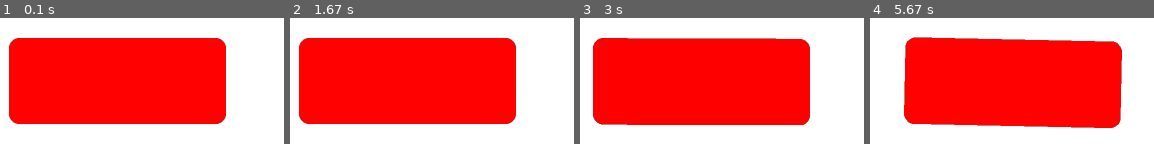
Above: before the commit, frames 1-4 (left to right).
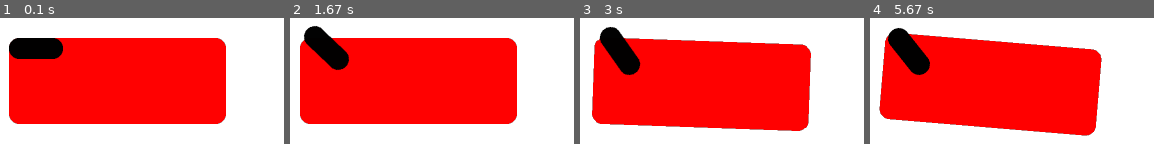
Above: after the commit, the same moments.

Repository: calumroy/vehicle_sim_pygame
Game: pygame game, started from vehicle_sim.py
Same seed, same stepped clock (60 frames per second), same inputs: the game is played once before the commit and once after it.
Inputs:
- Up to frame 1 (0.1 s): no input
- Up to frame 2 (1.67 s): hold C 0.33-0.8 s; hold Right 0.33-0.8 s; hold 0 0.83-1.3 s; hold Right 0.83-1.3 s; hold Right from 1.33 s (still down)
- Up to frame 3 (3 s): release Right at 1.8 s; hold Up 1.83-2.13 s; hold Right 2.17-2.63 s; hold Left from 2.67 s (still down)
- Up to frame 4 (5.67 s): release Left at 3.2 s; hold Down 3.23-3.53 s; hold Left 3.57-3.97 s; hold Up 4-4.37 s; hold Right 4.4-5.03 s; tap C at 4.55 s; hold Down 5.07-5.43 s; hold Left from 5.47 s (still down)

The runs differ from the first frame. In frame 1, 3.0% of the frame differs, in the area x 3-23%, y 15-33%; in frame 2, 3.6%; in frame 3, 7.1%; in frame 4, 17%, in the area x 3-89%, y 7-94%.

Commit message:
Added wheel direction indicator.

Diff:
--- a/vehicle_sim.py
+++ b/vehicle_sim.py
@@ -32,11 +32,14 @@
 # The number of pixels per simulated meter.
 orig_pixel_to_meters_scale = 40.0
 pixel_to_meters_scale = orig_pixel_to_meters_scale
-newtons_per_key_press = 200.0
-rads_per_key_press = 0.02
+newtons_per_key_press = 1600.0
+rads_per_sec_press = 0.6
 zoom = 1
 zoom_factor = 0.05
-# Vehcile drawing params
+# These offsets center the car to the display when zooming in or out.
+car_to_pixel_offset_x = 0.0
+car_to_pixel_offset_y = 0.0
+# Vehicle drawing params
 n_anti_aliasing_ratio = 2
 border_radius = 10
 fill_vehicle_box = True
@@ -59,7 +62,7 @@
 
 # Timers
 last_print_time = time.time()
-print_time_period = 1.0 / 2.0
+print_time_period = 2.0
 game_timer = simtimer.SimTimer()
 
 # Start at a negative y position since the screens top left pos is (0,0)
@@ -69,14 +72,13 @@
 car = mi.Vehicle(start_pos)
 
 def print_car_state(car):
-    pass
-    # print("  Vehicle input controls: \n\t\t Fx = {0} \n\t\t delta = {1}".format(car.control_input["Fx"], car.control_input["delta"]))
-    # print(" car.state[x] = {0}".format(car.state["x"]))
-    # print(" car.state[y] = {0}".format(car.state["y"]))
-    # print(" car.state[phi] = {0}".format(car.state["phi"]))
-    # print(" car.state[vx] = {0}".format(car.state["vx"]))
-    # print(" car.state[vy] = {0}".format(car.state["vy"]))
-    # print(" car.state[r] = {0}".format(car.state["r"]))
+    print("  Vehicle input controls: \n\t\t Fx = {0} \n\t\t delta = {1}".format(car.control_input["Fx"], car.control_input["delta"]))
+    print(" car.state[x] = {0}".format(car.state["x"]))
+    print(" car.state[y] = {0}".format(car.state["y"]))
+    print(" car.state[phi] = {0}".format(car.state["phi"]))
+    print(" car.state[vx] = {0}".format(car.state["vx"]))
+    print(" car.state[vy] = {0}".format(car.state["vy"]))
+    print(" car.state[r] = {0}".format(car.state["r"]))
 
 def update(car, update_sim_period):
     global done
@@ -121,38 +123,51 @@
             done = True
         if event.type == pygame.KEYDOWN:
             if event.key == pygame.K_UP:
-                keys["up"] += 1.0
-                keys["down"] -= 1.0
+                keys["up"] = 1.0
             elif event.key == pygame.K_DOWN:
-                keys["down"] += 1.0
-                keys["up"] -= 1.0
+                keys["down"] = 1.0
             elif event.key == pygame.K_LEFT:
-                keys["left"] += 1.0
-                keys["right"] -= 1.0
+                keys["left"] = 1.0
             elif event.key == pygame.K_RIGHT:
-                keys["right"] += 1.0
-                keys["left"] -= 1.0
+                keys["right"] = 1.0
             elif event.key == pygame.K_q:
                 done = True
             elif event.key == pygame.K_0:
-                zoom = 2
+                zoom = 1
                 print('RESET')
+            elif event.key == pygame.K_c:
+                car_to_pixel_offset_x = -car.state["x"] * pixel_to_meters_scale + float(display_size[0]/2.0)
+                car_to_pixel_offset_y = car.state["y"] * pixel_to_meters_scale + float(display_size[1]/2.0)
+                print('RECENTERED')
+        if event.type == pygame.KEYUP:
+            if event.key == pygame.K_UP:
+                keys["up"] = 0.0
+            elif event.key == pygame.K_DOWN:
+                keys["down"] = 0.0
+            elif event.key == pygame.K_LEFT:
+                keys["left"] = 0.0
+            elif event.key == pygame.K_RIGHT:
+                keys["right"] = 0.0
         # Zoom in out functions
         if event.type == pygame.MOUSEBUTTONDOWN and event.button == 4: # wheel rolled up
             zoom += zoom_factor
             pixel_to_meters_scale = orig_pixel_to_meters_scale * zoom
             print('ZOOMING IN, pixel_to_meters_scale = ', pixel_to_meters_scale)
+            car_to_pixel_offset_x = -car.state["x"] * pixel_to_meters_scale + float(display_size[0]/2.0)
+            car_to_pixel_offset_y = car.state["y"] * pixel_to_meters_scale + float(display_size[1]/2.0)
         elif event.type == pygame.MOUSEBUTTONDOWN and event.button == 5: # wheel rolled down
-            zoom -= zoom_factor
-            pixel_to_meters_scale = orig_pixel_to_meters_scale * zoom
-            print('ZOOMING OUT, pixel_to_meters_scale = ', pixel_to_meters_scale)
-
+            if (zoom - zoom_factor > 0):
+                zoom -= zoom_factor
+                pixel_to_meters_scale = orig_pixel_to_meters_scale * zoom
+                print('ZOOMING OUT, pixel_to_meters_scale = ', pixel_to_meters_scale)
+                car_to_pixel_offset_x = -car.state["x"] * pixel_to_meters_scale + float(display_size[0]/2.0)
+                car_to_pixel_offset_y = car.state["y"] * pixel_to_meters_scale + float(display_size[1]/2.0)
 
     # --- Game logic should go here
 
     # Update control inputs
-    car.control_input["Fx"]= (keys["up"] - keys["down"]) * newtons_per_key_press
-    car.control_input["delta"] = (keys["left"] - keys["right"]) * rads_per_key_press
+    car.control_input["Fx"] = (keys["up"] - keys["down"]) * newtons_per_key_press
+    car.control_input["delta"] += (keys["left"] - keys["right"]) * rads_per_sec_press / FRAMES_PER_SEC
 
     # Run simulation code
     tick_count += 1
@@ -166,7 +181,7 @@
     time_now = time.time()
     time_diff = (time_now - last_print_time)
     if ( time_diff > print_time_period):
-        print_car_state(car)
+        #print_car_state(car)
         last_print_time = time_now
 
     # --- Screen-clearing code goes here
@@ -181,14 +196,19 @@
     # --- Drawing code should go here
     rotation_angle = car.state["phi"] * 180.0 / math.pi  # Convert from radians to degrees.
     # Negate the y positions since pygame uses downwards as positive y direction.
-    rect_x = car.state["x"] * pixel_to_meters_scale
-    rect_y = -1.0*car.state["y"] * pixel_to_meters_scale
+    # Add a car to pixel offset (this centers the car when zooming in or out of the display).
+    rect_x = car.state["x"] * pixel_to_meters_scale + car_to_pixel_offset_x
+    rect_y = -1.0*car.state["y"] * pixel_to_meters_scale + car_to_pixel_offset_y
     rect_l = car.params["car_l"] * pixel_to_meters_scale
     rect_w = car.params["car_w"] * pixel_to_meters_scale
     rect_state = (rect_x, rect_y,
                   rect_l, rect_w)
     angle_offset = (0.0, 0.0)
     rectRotated( screen, RED, rect_state, fill_vehicle_box, border_radius, rotation_angle, angle_offset, n_anti_aliasing_ratio)
+    # Draw the Car wheels with steering angle
+    wheel_state = (rect_x, rect_y, rect_l / 4.0, rect_w / 4.0)
+    wheel_angle = rotation_angle + car.control_input["delta"] * 180.0 / math.pi  # Convert from radians to degrees.
+    rectRotated( screen, BLACK, wheel_state, fill_vehicle_box, border_radius, wheel_angle, angle_offset, n_anti_aliasing_ratio)
 
     # --- Go ahead and update the screen with what we've drawn.
     pygame.display.flip()
